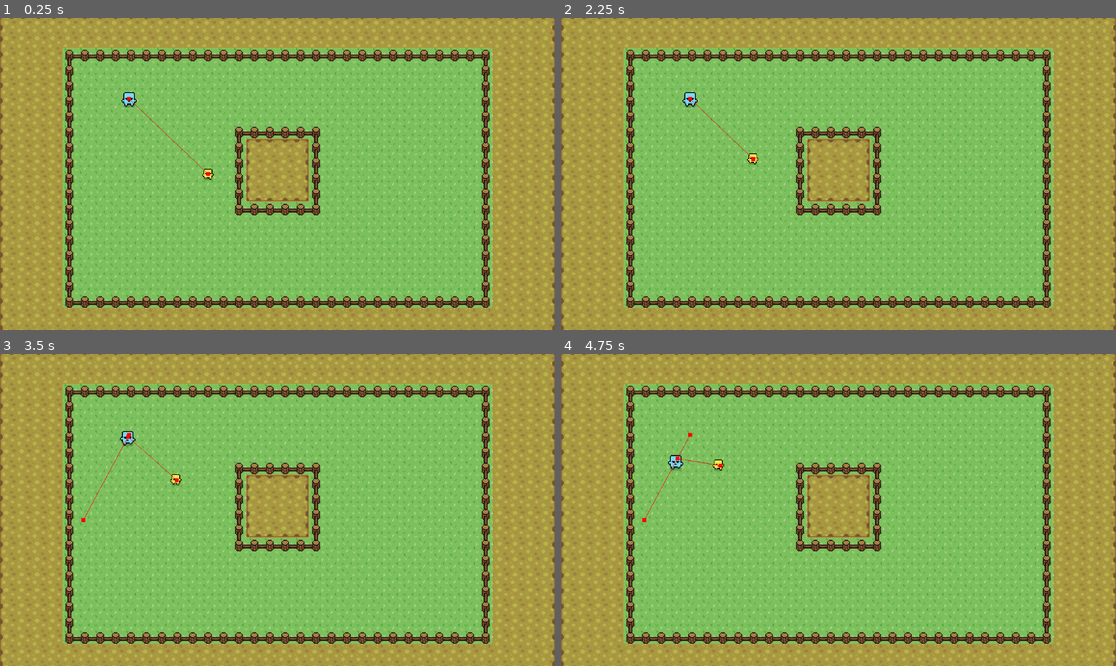
Above: before the commit, frames 1-4 (two rows, left to right).
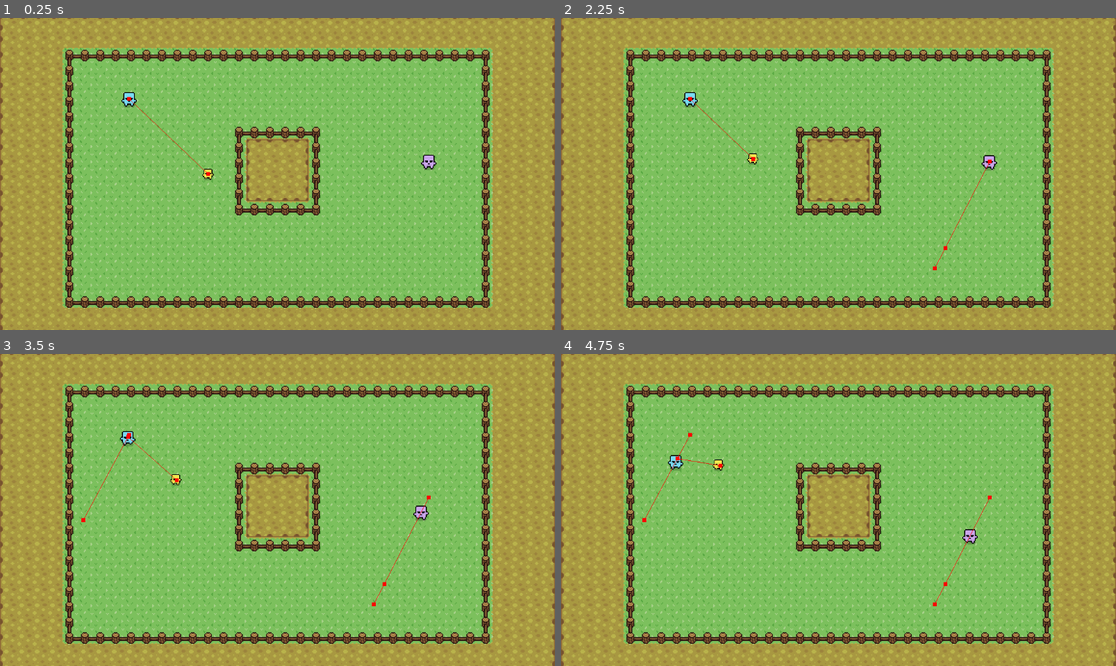
Above: after the commit, the same moments.

Repository: ByteChompGames/BLOCKHEADS
Game: Godot game, scene res://world.tscn
Two runs of this game, one before a commit and one after it. Both use one fixed random seed, a clock stepped at 60 frames per second and the inputs below.
Inputs:
- Up to frame 1 (0.25 s): no input
- Up to frame 2 (2.25 s): tap Enter at 1.25 s
- Up to frame 3 (3.5 s): no input
- Up to frame 4 (4.75 s): no input

The runs differ from the first frame. In frame 1, 0.1% of the frame differs, in the area x 75-79%, y 43-49%; in frame 2, 0.2%; in frame 3, 0.2%, in the area x 66-78%, y 45-81%; in frame 4, 0.2%.

Commit message:
Patrol State
- can patrol a path of points

Diff:
--- a/ai/ai_actor.gd
+++ b/ai/ai_actor.gd
@@ -2,6 +2,7 @@
 class_name AIActor
 
 @export var follow_target : CharacterBody2D
+@export var patrol_path : PatrolPath
 
 @export var walk_speed = 25
 @export var run_speed = 50
@@ -13,7 +14,6 @@
 @onready var animated_sprite = $AnimatedSprite2D
 
 func _physics_process(delta):
-
 	move_and_slide()
 
 func move(delta : float):
@@ -47,6 +47,13 @@
 	nav_agent.target_position = follow_target.global_position
 	keep_navigation_path_reachable()
 
+func set_next_patrol_position():
+	if not patrol_path:
+		return
+
+	nav_agent.target_position = patrol_path.get_next_point()
+	keep_navigation_path_reachable()
+
 func has_reached_destination() -> bool:
 	if nav_agent.distance_to_target() < nav_agent.target_desired_distance:
 		return true
--- a/ai/ai_actor.tscn
+++ b/ai/ai_actor.tscn
@@ -1,10 +1,11 @@
-[gd_scene load_steps=15 format=3 uid="uid://ciw2tmdy1hnc6"]
+[gd_scene load_steps=16 format=3 uid="uid://ciw2tmdy1hnc6"]
 
 [ext_resource type="Texture2D" uid="uid://cgfkce2s0ylyl" path="res://art/CharacterSpriteSheet.png" id="1_4pvmd"]
 [ext_resource type="Script" path="res://ai/ai_actor.gd" id="1_hcyw6"]
 [ext_resource type="PackedScene" uid="uid://c5wnijgvhdwmi" path="res://fsm/state_machine.tscn" id="4_oapu4"]
 [ext_resource type="Script" path="res://fsm/states/IdleState.gd" id="5_j1wk4"]
 [ext_resource type="Script" path="res://fsm/states/FollowState.gd" id="5_stoqc"]
+[ext_resource type="Script" path="res://fsm/states/PatrolState.gd" id="6_6c0fl"]
 
 [sub_resource type="AtlasTexture" id="AtlasTexture_tbfps"]
 atlas = ExtResource("1_4pvmd")
@@ -131,5 +132,14 @@
 [node name="PathingTimer" type="Timer" parent="StateMachine/Follow"]
 wait_time = 0.2
 
+[node name="Patrol" type="Node" parent="StateMachine" node_paths=PackedStringArray("actor")]
+script = ExtResource("6_6c0fl")
+actor = NodePath("../..")
+
+[node name="PatrolTimer" type="Timer" parent="StateMachine/Patrol"]
+wait_time = 2.0
+one_shot = true
+
 [connection signal="timeout" from="StateMachine/Idle/WaitTimer" to="StateMachine/Idle" method="_on_timer_timeout"]
 [connection signal="timeout" from="StateMachine/Follow/PathingTimer" to="StateMachine/Follow" method="_on_pathing_timer_timeout"]
+[connection signal="timeout" from="StateMachine/Patrol/PatrolTimer" to="StateMachine/Patrol" method="_on_patrol_timer_timeout"]
--- /dev/null
+++ b/ai/components/PatrolPath.gd
@@ -0,0 +1,16 @@
+extends Node2D
+class_name PatrolPath
+
+var current_point : int = -1
+var points : int = 0
+
+func _ready():
+	points = get_child_count()
+
+func get_next_point() -> Vector2:
+	current_point += 1
+
+	if current_point >= points:
+		current_point = 0
+
+	return get_child(current_point).global_position
--- /dev/null
+++ b/ai/components/patrol_path.tscn
@@ -0,0 +1,6 @@
+[gd_scene load_steps=2 format=3 uid="uid://d25da10isyuuv"]
+
+[ext_resource type="Script" path="res://ai/components/PatrolPath.gd" id="1_l618r"]
+
+[node name="PatrolPath" type="Node2D"]
+script = ExtResource("1_l618r")
--- /dev/null
+++ b/fsm/states/PatrolState.gd
@@ -0,0 +1,30 @@
+extends State
+class_name PatrolState
+
+@export var actor : AIActor
+
+@onready var patrol_timer = $PatrolTimer
+
+func enter():
+	if actor == null:
+		push_error("Actor not assigned to Patrol State.")
+
+	actor.move_speed = actor.walk_speed
+	patrol_timer.start()
+
+func physics_update(_delta : float):
+	if actor.has_reached_destination():
+		actor.animated_sprite.play("idle")
+		actor.stop()
+		if patrol_timer.is_stopped():
+			patrol_timer.start()
+	else:
+		actor.move(_delta)
+
+func exit():
+	if not patrol_timer.is_stopped():
+		patrol_timer.stop()
+
+func _on_patrol_timer_timeout():
+	actor.set_next_patrol_position()
+	actor.animated_sprite.play("walk")
--- a/world.tscn
+++ b/world.tscn
@@ -1,8 +1,9 @@
-[gd_scene load_steps=5 format=3 uid="uid://vsu366pchmga"]
+[gd_scene load_steps=6 format=3 uid="uid://vsu366pchmga"]
 
 [ext_resource type="Script" path="res://world.gd" id="1_bgi2b"]
 [ext_resource type="PackedScene" uid="uid://ciw2tmdy1hnc6" path="res://ai/ai_actor.tscn" id="1_jtljs"]
 [ext_resource type="PackedScene" uid="uid://bbuq2ucgx0t3b" path="res://environment/ground_tile_map.tscn" id="1_u4ohv"]
+[ext_resource type="PackedScene" uid="uid://d25da10isyuuv" path="res://ai/components/patrol_path.tscn" id="4_wqktt"]
 
 [sub_resource type="NavigationPolygon" id="NavigationPolygon_smef5"]
 vertices = PackedVector2Array(624, 369, 785, 451, 367, 449, 528, 369, 784, 210, 624, 273, 368, 209, 528, 273)
@@ -41,4 +42,28 @@
 run_speed = 60
 wander_radius = 100
 
+[node name="AIActor_Patroller" parent="." node_paths=PackedStringArray("patrol_path") instance=ExtResource("1_jtljs")]
+modulate = Color(0.835294, 0.686275, 0.968627, 1)
+position = Vector2(733, 311)
+patrol_path = NodePath("../PatrolPath")
+
+[node name="StateMachine" parent="AIActor_Patroller" index="4" node_paths=PackedStringArray("initial_state")]
+initial_state = NodePath("Patrol")
+
+[node name="PatrolPath" parent="." instance=ExtResource("4_wqktt")]
+position = Vector2(733, 311)
+
+[node name="Marker2D2" type="Marker2D" parent="PatrolPath"]
+position = Vector2(-57, 111)
+
+[node name="Marker2D3" type="Marker2D" parent="PatrolPath"]
+position = Vector2(-325, 105)
+
+[node name="Marker2D4" type="Marker2D" parent="PatrolPath"]
+position = Vector2(-251, -84)
+
+[node name="Marker2D5" type="Marker2D" parent="PatrolPath"]
+position = Vector2(-8, -56)
+
 [editable path="AIActor_Follower"]
+[editable path="AIActor_Patroller"]
